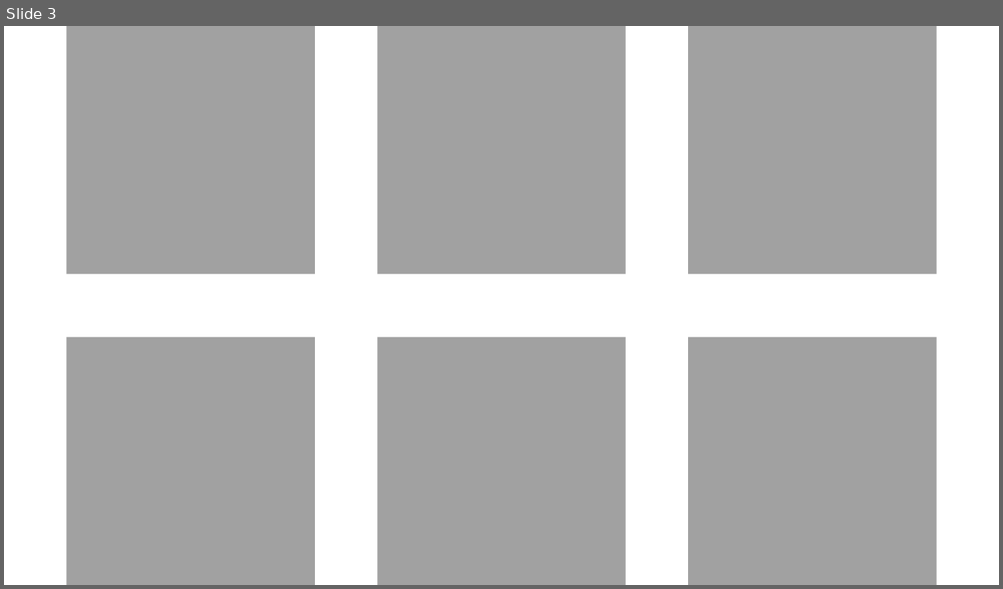
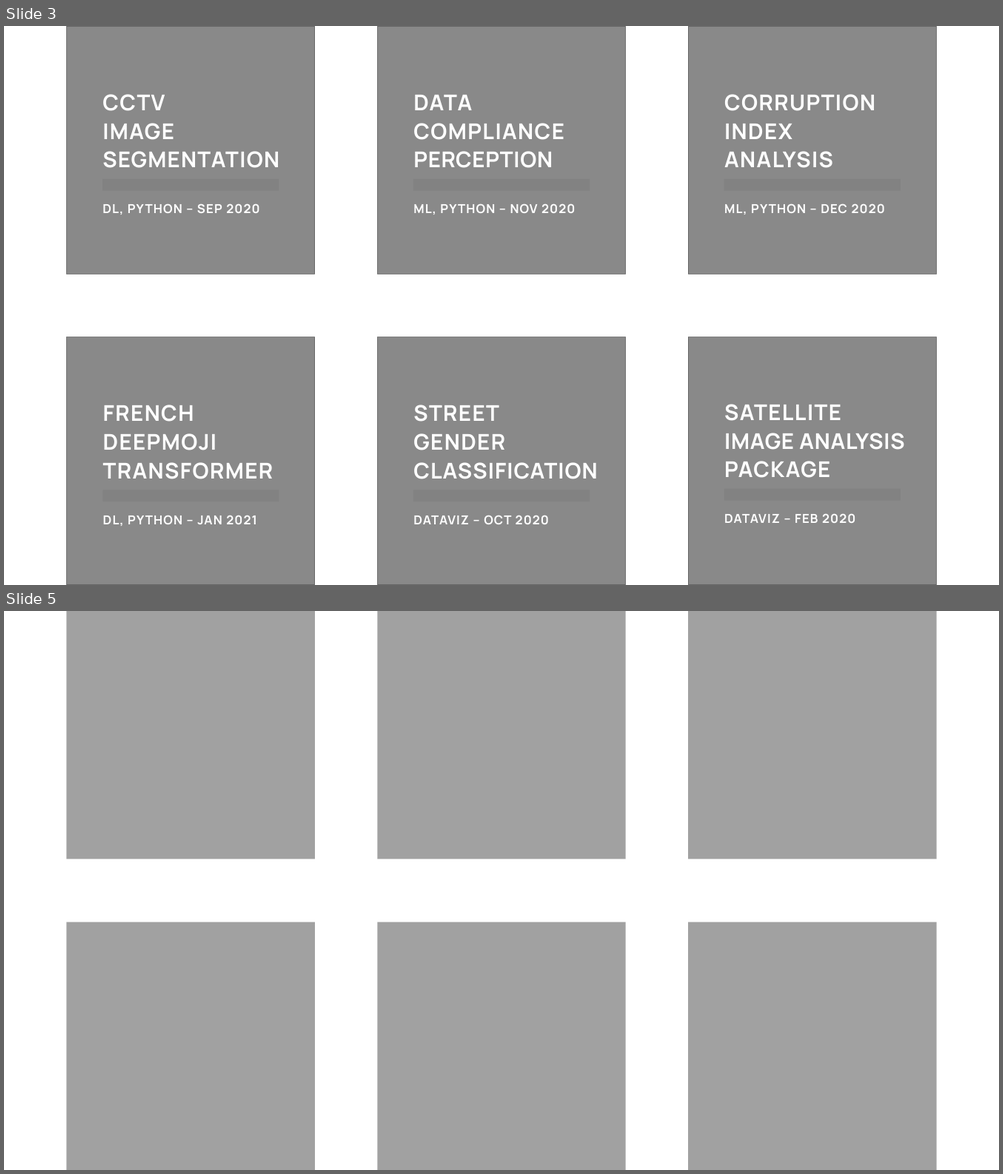
Before and after one commit to tdemareuil/tdemareuil.github.io, a slide deck: assets/images/portfolio/tiles.pptx. Shown one above the other, each under a label of ours: slide 3 before the commit, slides 3 and 5 after it; the slides between them are not shown. The pictures are 1003x589 and 1003x1174 pixels, drawn with LibreOffice and Linux fonts; fonts in the diff are those of the drawing; grey boxes stand for pictures. Boxes give left, top, right and bottom in pixels: in the first picture for what was removed or moved away, otherwise in the second. Text is boxed around its words. In the diff, an @@ line names an element or a change of style, - is before the commit and + after.

```diff
--- a/assets/images/portfolio/tiles.pptx
+++ b/assets/images/portfolio/tiles.pptx
@@ slide 3 added at (4,26,999,585), background #FFFFFF @@
@@ picture added at (67,26,315,275) @@
@@ rectangle added at (67,26,315,275), fill #404040 at 49% opacity @@
@@ picture added at (377,26,626,275) @@
@@ rectangle added at (377,26,626,275), fill #404040 at 49% opacity @@
@@ picture added at (688,26,936,275) @@
@@ rectangle added at (688,26,936,275), fill #404040 at 49% opacity @@
@@ text added at (102,94,279,168), 21 pt, text #FFFFFF, bold @@
+CCTV
+IMAGE
+SEGMENTATION
@@ text added at (413,95,564,168), 21 pt, text #FFFFFF, bold @@
+DATA
+COMPLIANCE PERCEPTION
@@ text added at (724,94,875,168), 21 pt, text #FFFFFF, bold @@
+CORRUPTION INDEX ANALYSIS
@@ rectangle added at (102,179,279,191), fill #808080 at 77% opacity @@
@@ rectangle added at (414,179,589,191), fill #808080 at 77% opacity @@
@@ rectangle added at (724,179,900,191), fill #808080 at 77% opacity @@
@@ text added at (102,204,259,215), 12 pt, text #FFFFFF, bold @@
+DL, PYTHON – SEP 2020
@@ text added at (413,204,575,215), 12 pt, text #FFFFFF, bold @@
+ML, PYTHON – NOV 2020
@@ text added at (724,204,885,215), 12 pt, text #FFFFFF, bold @@
+ML, PYTHON – DEC 2020
@@ picture added at (67,337,315,585) @@
@@ rectangle added at (67,337,315,585), fill #404040 at 49% opacity @@
@@ picture added at (377,337,626,585) @@
@@ rectangle added at (377,337,626,585), fill #404040 at 49% opacity @@
@@ picture added at (688,337,936,585) @@
@@ rectangle added at (688,337,936,585), fill #404040 at 49% opacity @@
@@ text added at (103,405,273,480), 21 pt, text #FFFFFF, bold @@
+FRENCH DEEPMOJI TRANSFORMER
@@ text added at (413,405,597,480), 21 pt, text #FFFFFF, bold @@
+STREET
+GENDER
+CLASSIFICATION
@@ text added at (724,404,904,478), 21 pt, text #FFFFFF, bold @@
+SATELLITE
+IMAGE ANALYSIS PACKAGE
@@ rectangle added at (102,490,279,502), fill #808080 at 77% opacity @@
@@ rectangle added at (414,490,589,502), fill #808080 at 77% opacity @@
@@ rectangle added at (724,489,900,501), fill #808080 at 77% opacity @@
@@ text added at (103,516,257,526), 12 pt, text #FFFFFF, bold @@
+DL, PYTHON – JAN 2021
@@ text added at (413,516,549,525), 12 pt, text #FFFFFF, bold @@
+DATAVIZ – OCT 2020
@@ text added at (724,514,855,523), 12 pt, text #FFFFFF, bold @@
+DATAVIZ – FEB 2020
@@ what was slide 3 is now slide 5 @@
```
Also in this commit, not shown: 1 other slide added, 22 other files.
